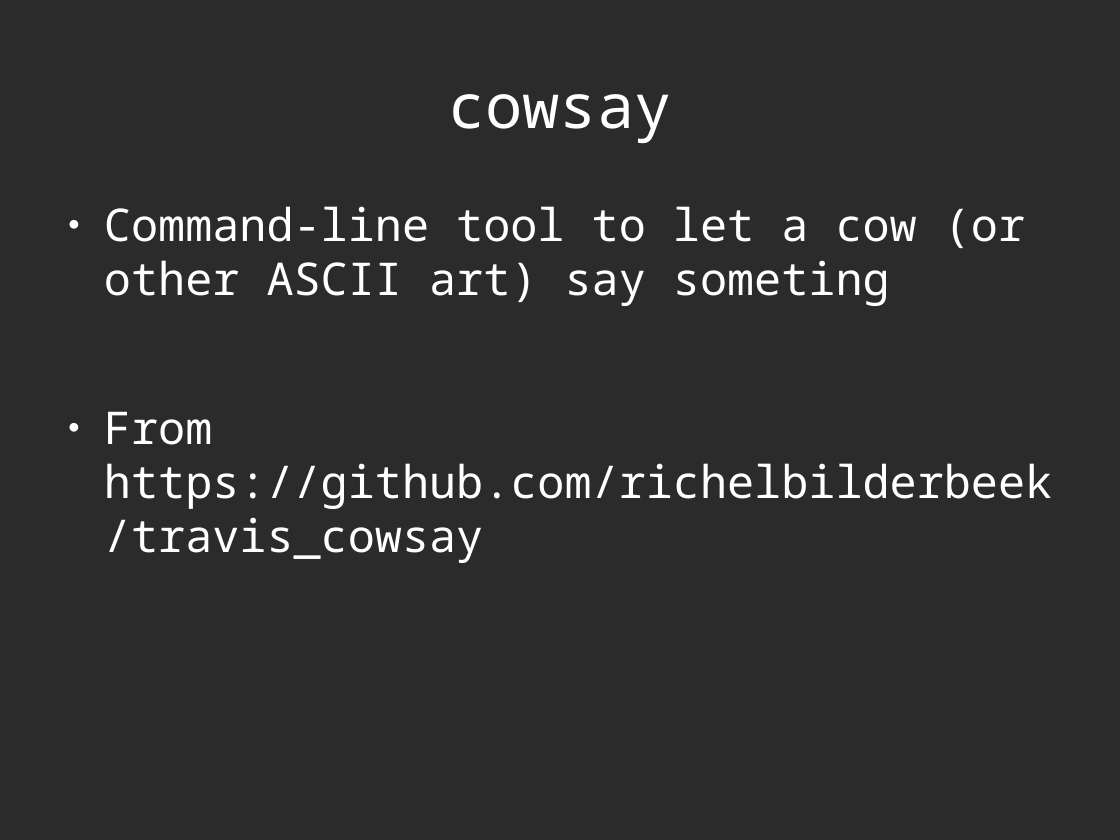
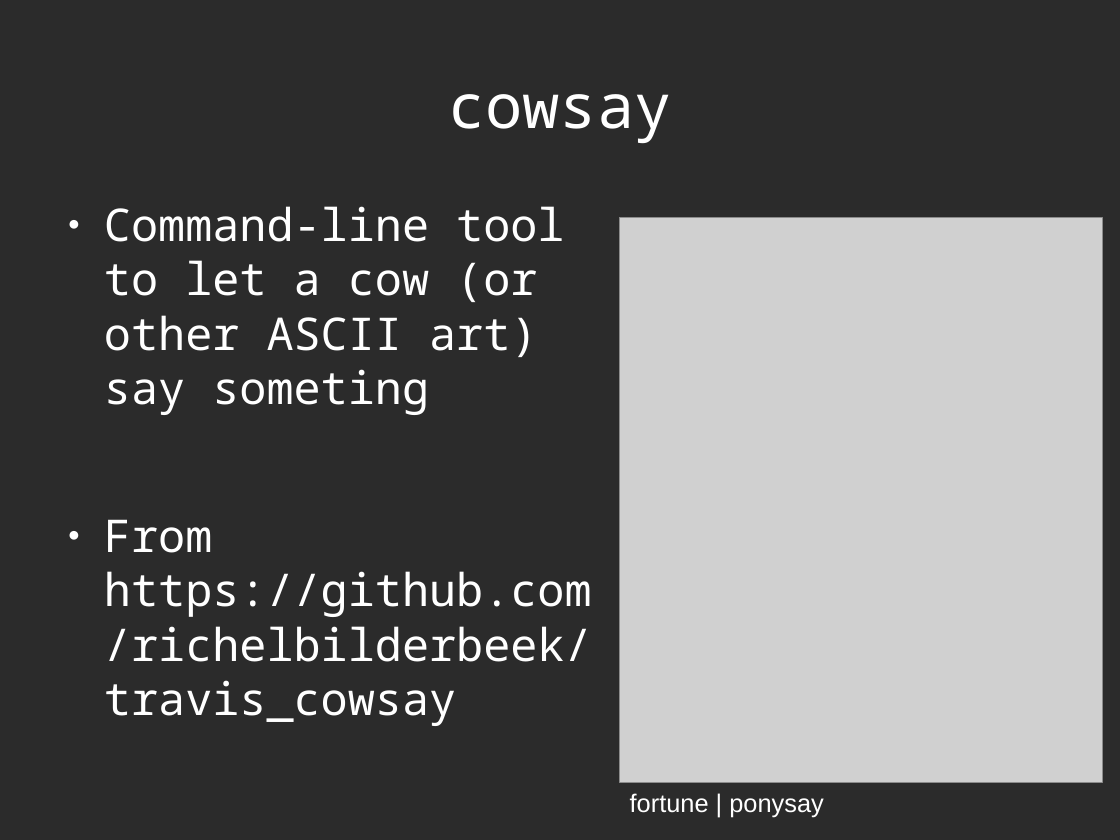
Before and after one commit to richelbilderbeek/CppPresentations, a slide deck: slide 18 of TravisPipeline/TravisPipeline.odp (slide 19 before the commit). Drawn at 1120x840 pixels with LibreOffice and Linux fonts; fonts in the diff are those of the drawing; grey boxes stand for pictures; background and template pictures are left out; a plain dark background stands for a picture behind light text. Boxes give left, top, right and bottom in pixels: in the first picture for what was removed or moved away, otherwise in the second. Text is boxed around its words. In the diff, an @@ line names an element or a change of style, - is before the commit and + after.

Commit message:
Travis pipeline PDF

```diff
--- a/TravisPipeline/TravisPipeline.odp
+++ b/TravisPipeline/TravisPipeline.odp
@@ text "Command-line tool to let a ..." rewrapped from bbox=[104, 206, 1052, 563] to bbox=[104, 206, 592, 726] @@
@@ picture added at bbox=[620, 217, 1103, 783] @@
@@ text added at bbox=[630, 793, 824, 818], 18 pt, text #FFFFFF @@
+fortune | ponysay
```
Also in this commit, not shown: 5 other slides changed, 6 slides added, 1 slide removed, 12 other files.
